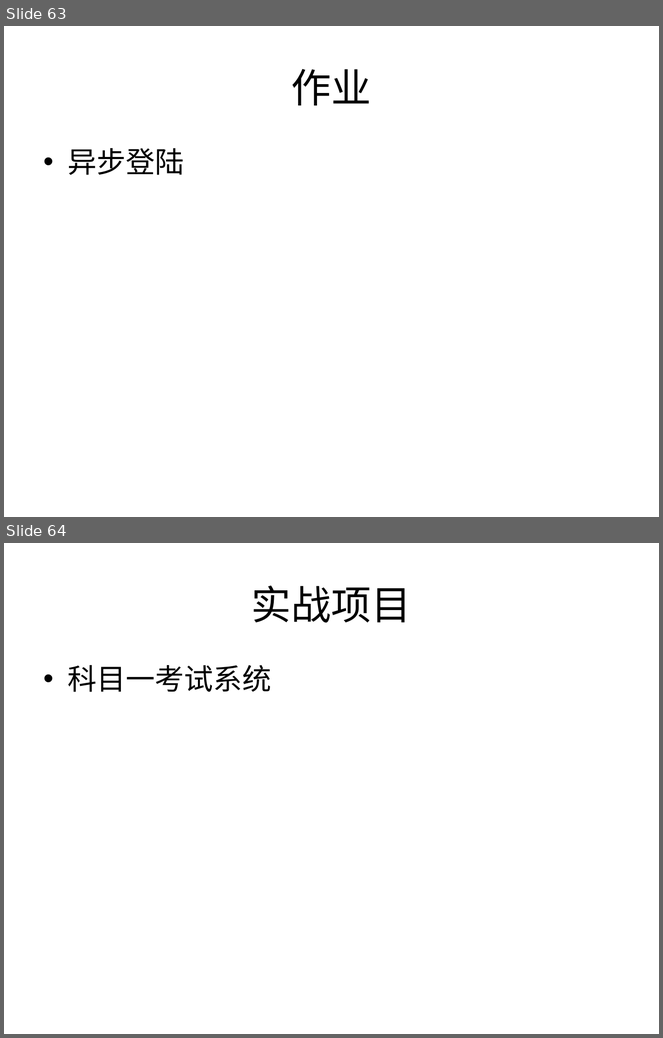
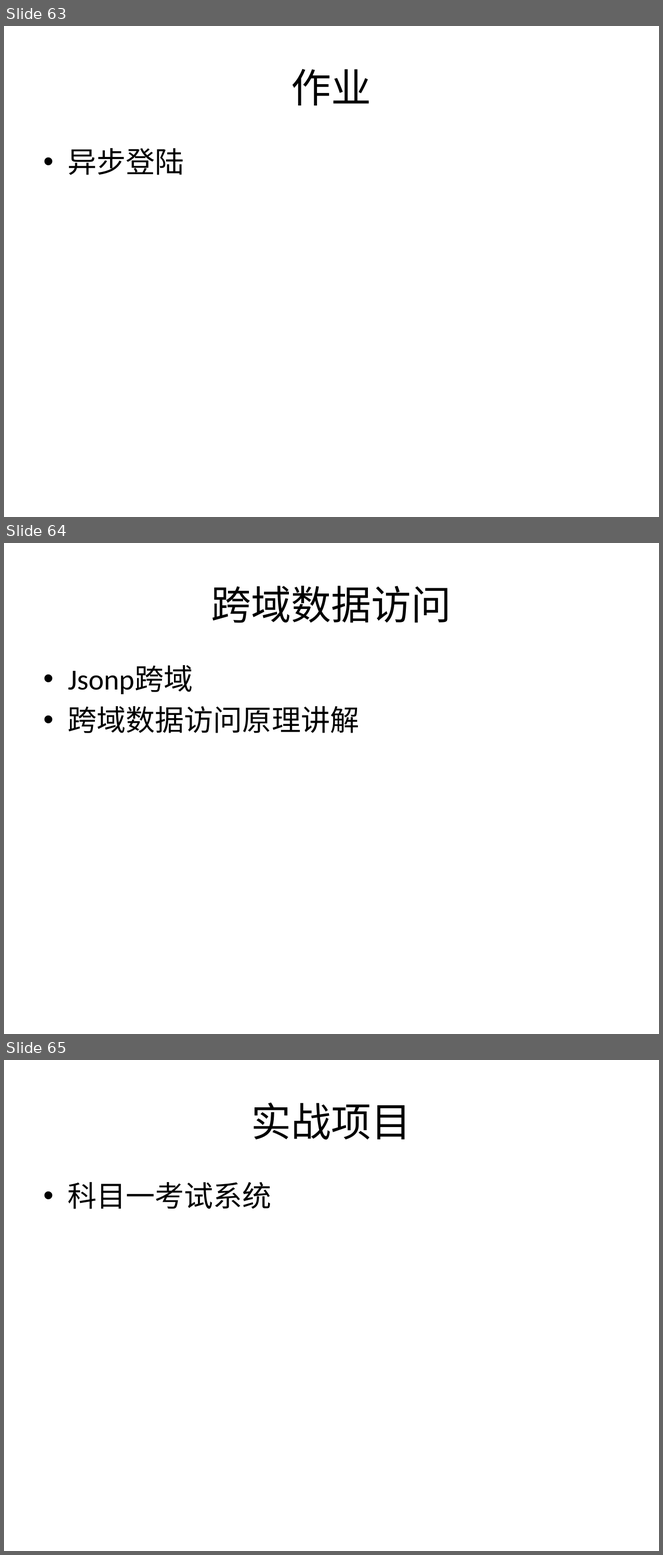
Before and after one commit to plter/HTML5Course20160612, a slide deck: Web前端教学记录.pptx. Shown one above the other, each under a label of ours: slides 63 and 64 before the commit, slides 63, 64 and 65 after it. The pictures are 663x1038 and 663x1555 pixels, drawn with LibreOffice and Linux fonts; fonts in the diff are those of the drawing. Boxes give left, top, right and bottom in pixels: in the first picture for what was removed or moved away, otherwise in the second. Text is boxed around its words. In the diff, an @@ line names an element or a change of style, - is before the commit and + after.

Commit message:
跨域请求数据的原理

```diff
--- a/Web前端教学记录.pptx
+++ b/Web前端教学记录.pptx
@@ slide 64 added at (4, 543, 659, 1034), background #FFFFFF @@
@@ title added at (211, 586, 452, 623), 44 pt, text #000000 @@
+跨域数据访问
@@ text added at (68, 665, 359, 733), 32 pt, text #000000 @@
+• Jsonp跨域
+• 跨域数据访问原理讲解
@@ what was slide 64 is now slide 65 @@
```
Also in this commit, not shown: 1 slide changed, 3 other files.
